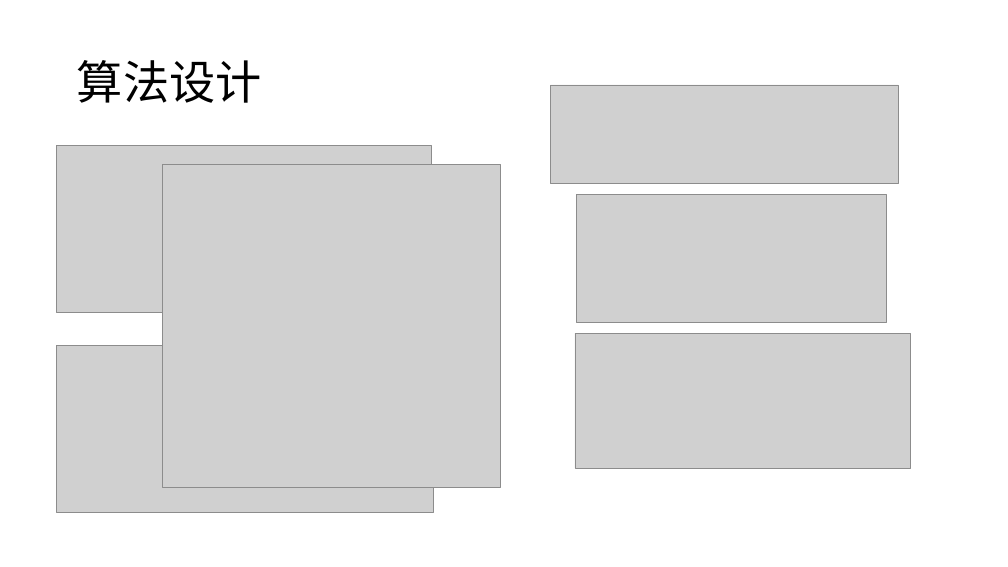
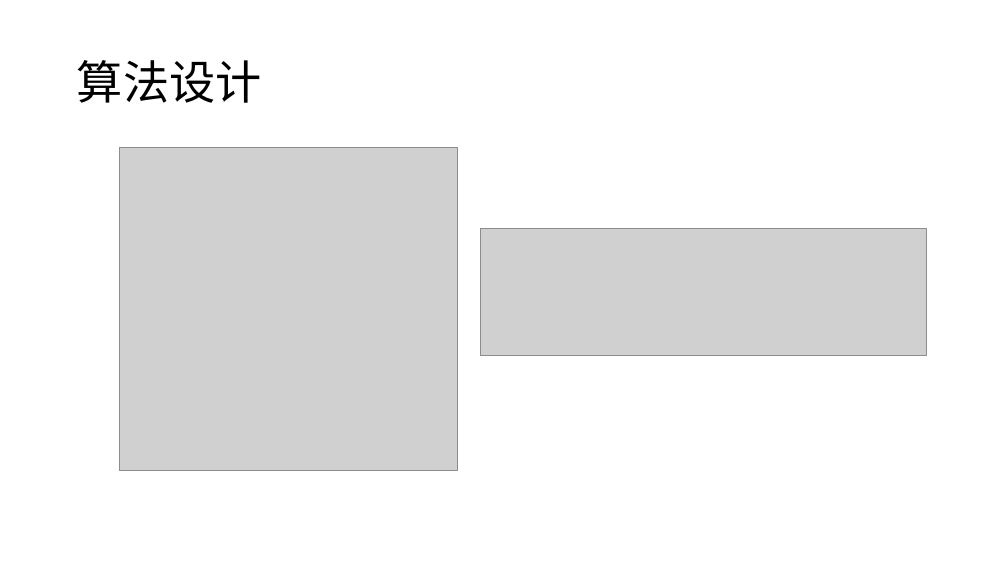
Before and after one commit to ArthurWANGZHE/plct, a slide deck: slide 11 of Task19/ATSA.pptx (slide 13 before the commit). Drawn at 1008x567 pixels with LibreOffice and Linux fonts; fonts in the diff are those of the drawing; grey boxes stand for pictures. Boxes give left, top, right and bottom in pixels: in the first picture for what was removed or moved away, otherwise in the second. Text is boxed around its words. In the diff, an @@ line names an element or a change of style, - is before the commit and + after.

```diff
--- a/Task19/ATSA.pptx
+++ b/Task19/ATSA.pptx
@@ picture removed at (57, 146, 432, 312) @@
@@ picture: place and size @@
-picture at (163, 165, 501, 488)
+picture at (119, 148, 457, 471)
@@ picture removed at (577, 194, 887, 322) @@
@@ picture: place and size @@
-picture at (551, 85, 898, 184)
+picture at (480, 229, 927, 356)
@@ picture removed at (57, 346, 433, 512) @@
@@ picture removed at (575, 333, 910, 469) @@
```
Also in this commit, not shown: 6 other slides changed, 5 slides added, 5 slides removed.
